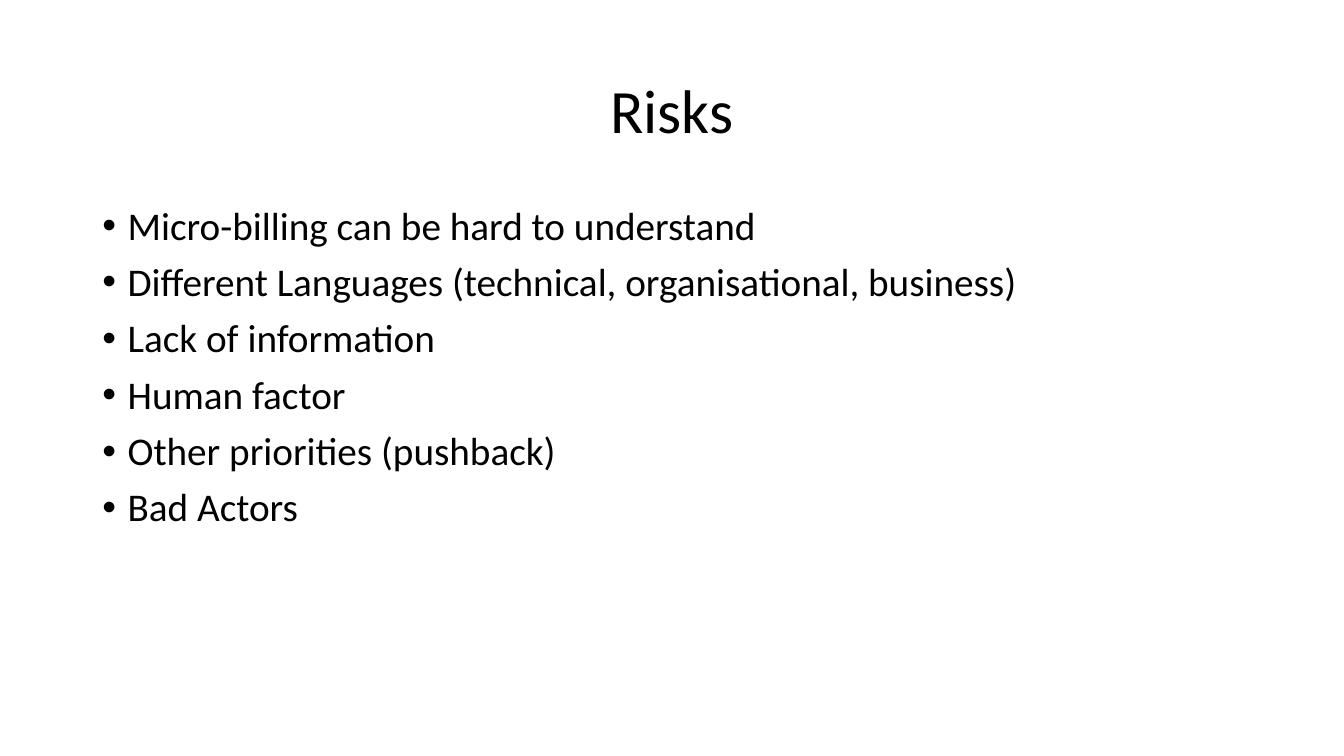
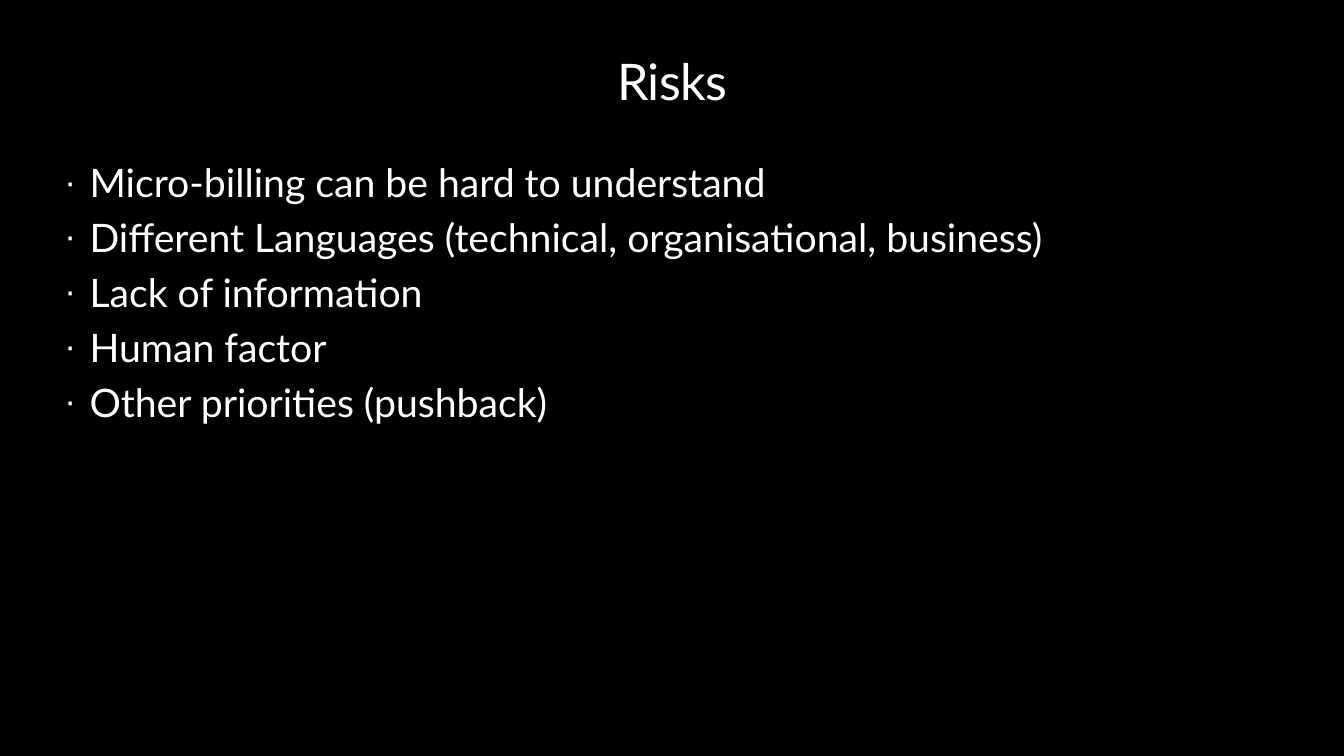
Before and after one commit to peterperov/MSFTCSA, a slide deck: slide 10 of 104-FinOps/Azure FinOps - Introduction.pptx (slide 8 before the commit). Drawn at 1344x756 pixels with LibreOffice and Linux fonts; fonts in the diff are those of the drawing; background and template pictures are left out. Boxes give left, top, right and bottom in pixels: in the first picture for what was removed or moved away, otherwise in the second. Text is boxed around its words. In the diff, an @@ line names an element or a change of style, - is before the commit and + after.

```diff
--- a/104-FinOps/Azure FinOps - Introduction.pptx
+++ b/104-FinOps/Azure FinOps - Introduction.pptx
@@ background #FFFFFF to #000000 @@
@@ title "Risks": place and size @@
-title "Risks" at bbox=[610, 90, 733, 134]
+title "Risks" at bbox=[617, 63, 727, 101]
@@ title "Risks" at bbox=[617, 63, 727, 101]: size 44 to 36 pt, font Calibri to Lato, text colour #000000 to #FFFFFF, letter spacing 0 to -0.5 pt; line spacing 0.9 to 1; vertical alignment middle to top @@
@@ text "Micro-billing can be hard to ...": place and size @@
-text "Micro-billing can be hard to ..." at bbox=[128, 212, 1016, 522]
+text "Micro-billing can be hard to ..." at bbox=[90, 168, 1042, 424]
@@ text "Micro-billing can be hard to ..." at bbox=[90, 168, 1042, 424]: font Calibri to Lato, text colour #000000 to #FFFFFF; bullet • to ·; line spacing 0.9 to 1; less space between paragraphs @@
@@ text at bbox=[128, 493, 298, 522]: paragraph removed @@
-• Bad Actors
```
Also in this commit, not shown: 44 other slides changed, 5 slides added, 1 slide removed.
